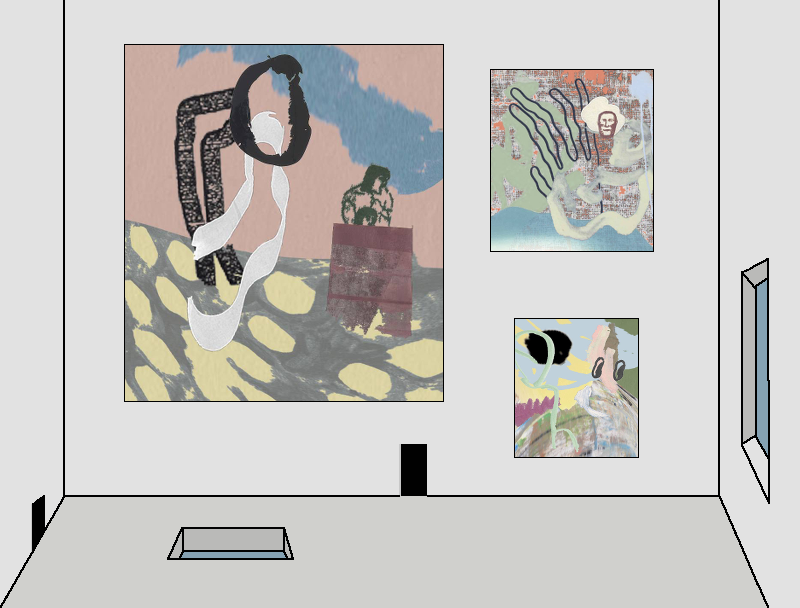
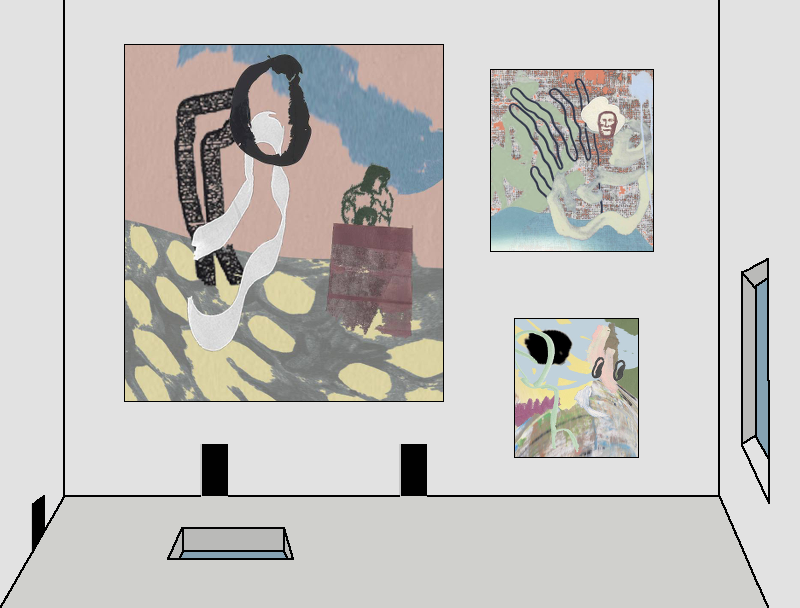
Layer changes from the first 800 x 608 image to the second:
painted on "viewing2.png" over 200, 444, 228, 497
